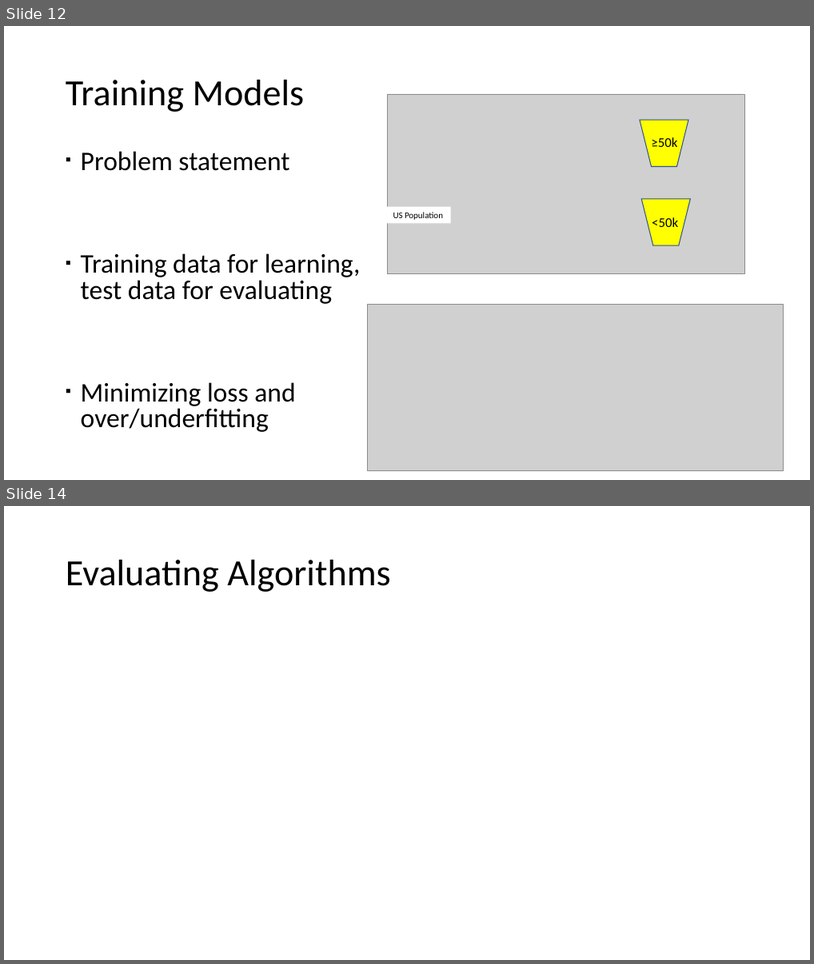
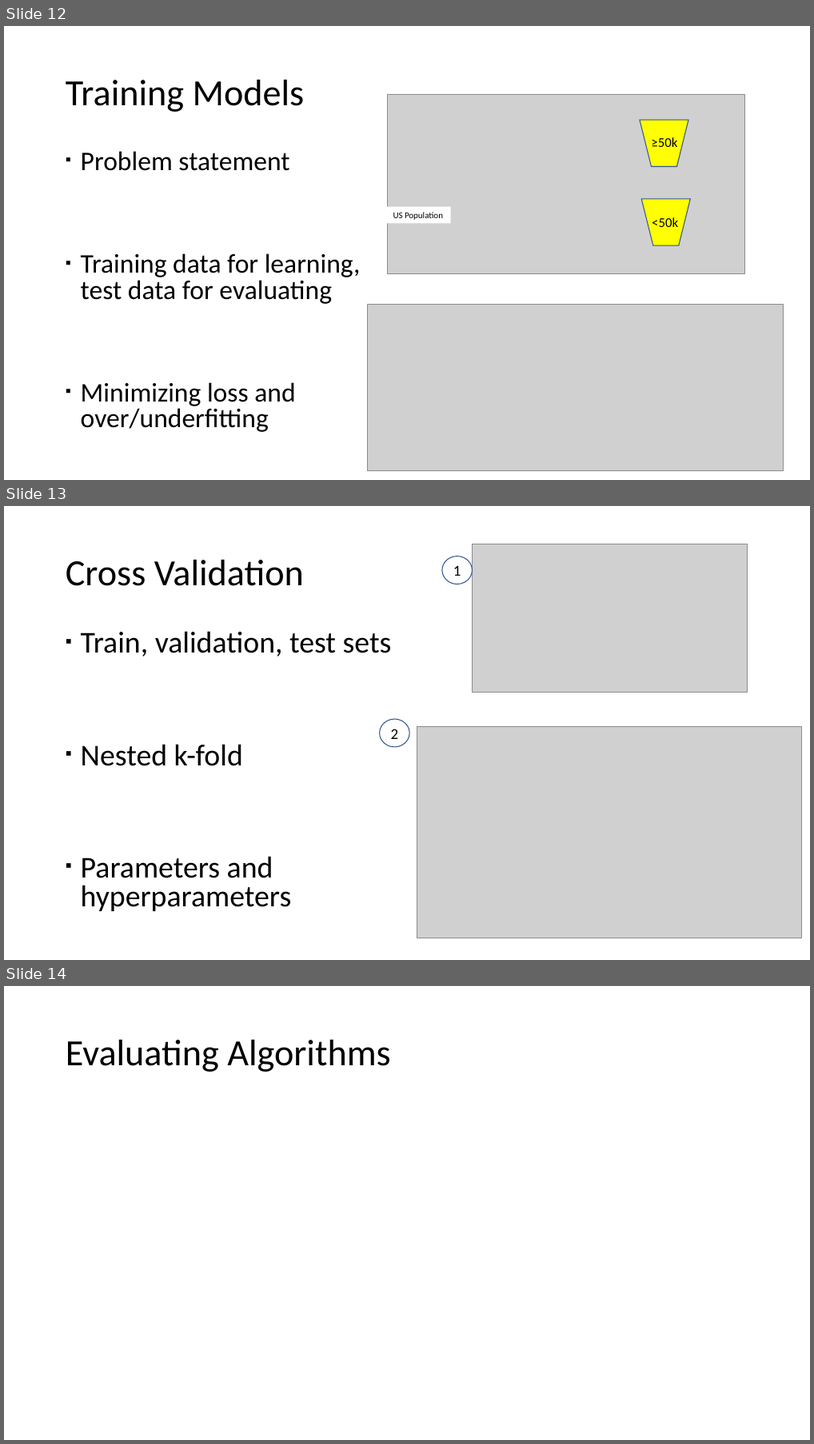
Before and after one commit to andy-j-block/census_income_predictions, a slide deck: slide_deck.pptx. Shown one above the other, each under a label of ours: slides 12 and 14 before the commit, slides 12, 13 and 14 after it; the slides between them are not shown. The pictures are 814x964 and 814x1444 pixels, drawn with LibreOffice and Linux fonts; fonts in the diff are those of the drawing; grey boxes stand for pictures. Boxes give left, top, right and bottom in pixels: in the first picture for what was removed or moved away, otherwise in the second. Text is boxed around its words. In the diff, an @@ line names an element or a change of style, - is before the commit and + after.

```diff
--- a/slide_deck.pptx
+++ b/slide_deck.pptx
@@ slide 13 added at (4, 506, 810, 960), background #FFFFFF @@
@@ picture added at (472, 544, 747, 692) @@
@@ title added at (66, 560, 304, 586), 44 pt, text #000000 @@
+Cross Validation
@@ ellipse added at (442, 556, 473, 584), outline #325491 1 pt, 18 pt, text #000000 @@
+1
@@ text added at (81, 631, 392, 911), 36 pt, text #000000 @@
+▪ Train, validation, test sets
+▪ Nested k-fold
+▪ Parameters and hyperparameters
@@ ellipse added at (380, 719, 410, 747), outline #325491 1 pt, 18 pt, text #000000 @@
+2
@@ picture added at (417, 727, 802, 939) @@
```
Also in this commit, not shown: 4 slides changed, 1 other slide added, 1 slide removed.
